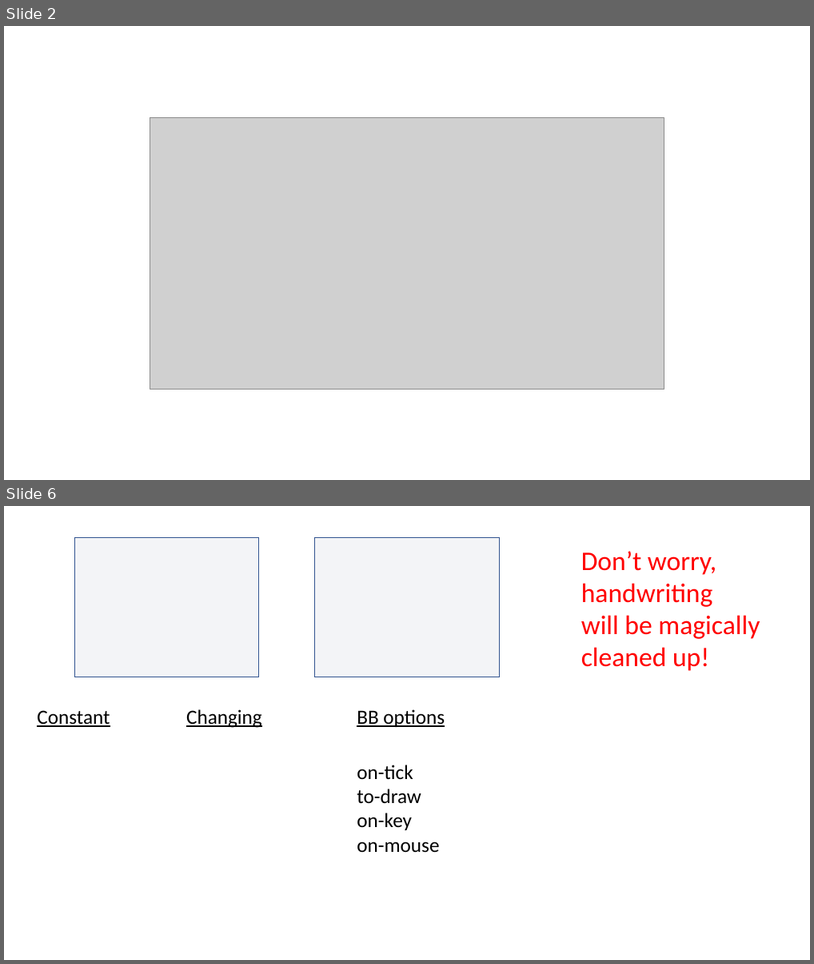
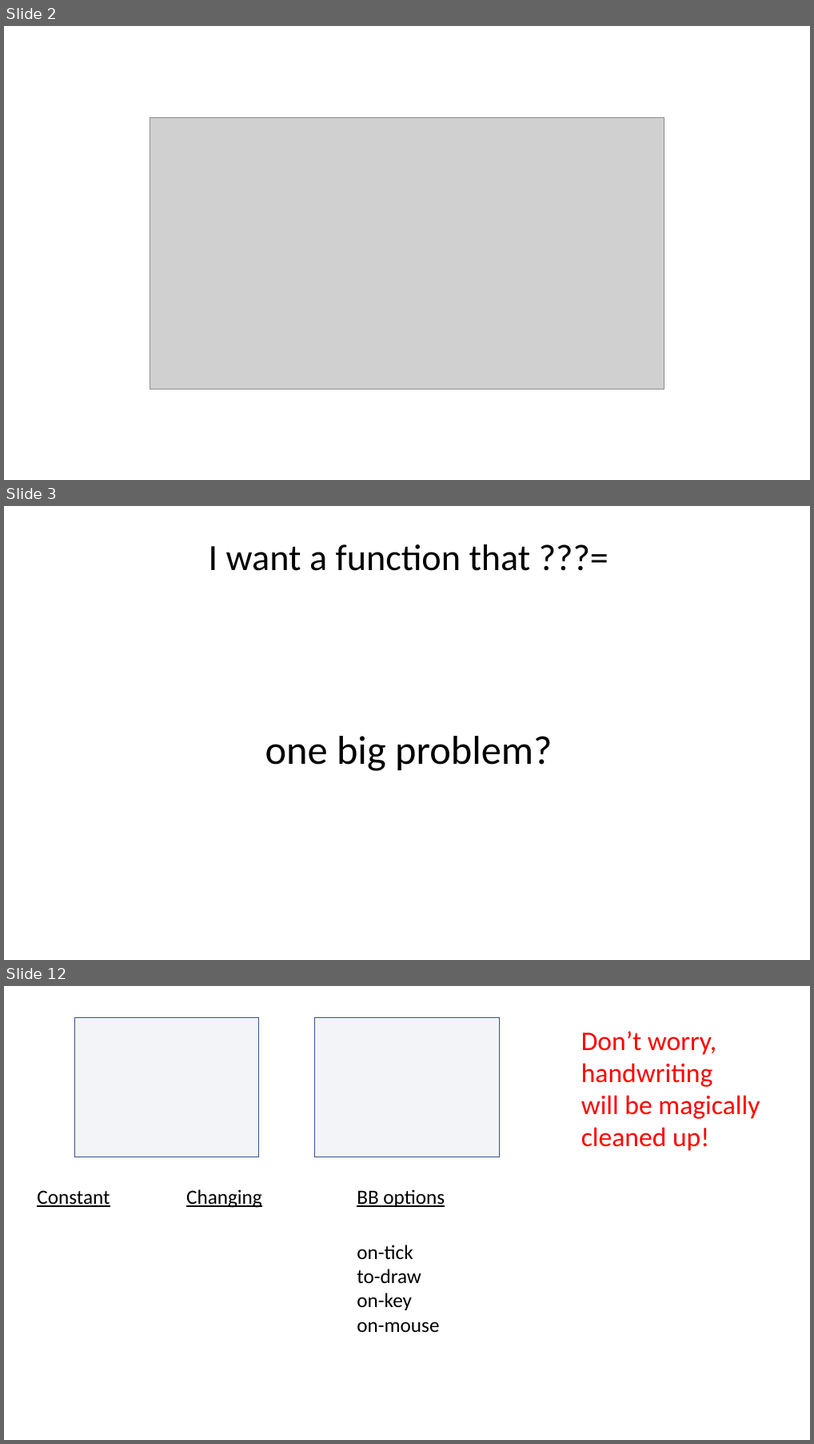
Before and after one commit to GregorKiczales/spd-materials, a slide deck: instructor/l04/l04-pad.pptx. Shown one above the other, each under a label of ours: slides 2 and 6 before the commit, slides 2, 3 and 12 after it; the slides between them are not shown. The pictures are 814x964 and 814x1444 pixels, drawn with LibreOffice and Linux fonts; fonts in the diff are those of the drawing; grey boxes stand for pictures. Boxes give left, top, right and bottom in pixels: in the first picture for what was removed or moved away, otherwise in the second. Text is boxed around its words. In the diff, an @@ line names an element or a change of style, - is before the commit and + after.

```diff
--- a/instructor/l04/l04-pad.pptx
+++ b/instructor/l04/l04-pad.pptx
@@ slide 3 added at bbox=[4, 506, 810, 960], background #FFFFFF @@
@@ text added at bbox=[209, 544, 531, 571], 44 pt, text #000000 @@
+I want a function that ???=
@@ text added at bbox=[266, 736, 552, 771], 48 pt, text #000000 @@
+one big problem?
@@ what was slide 6 is now slide 12 @@
```
Also in this commit, not shown: 4 slides changed, 6 other slides added, 1 other file.
